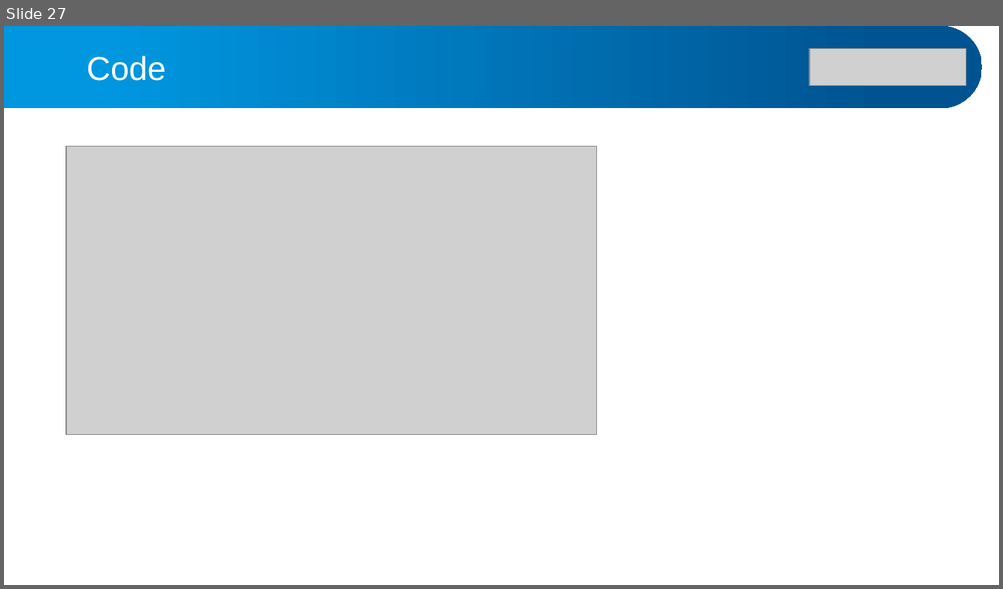
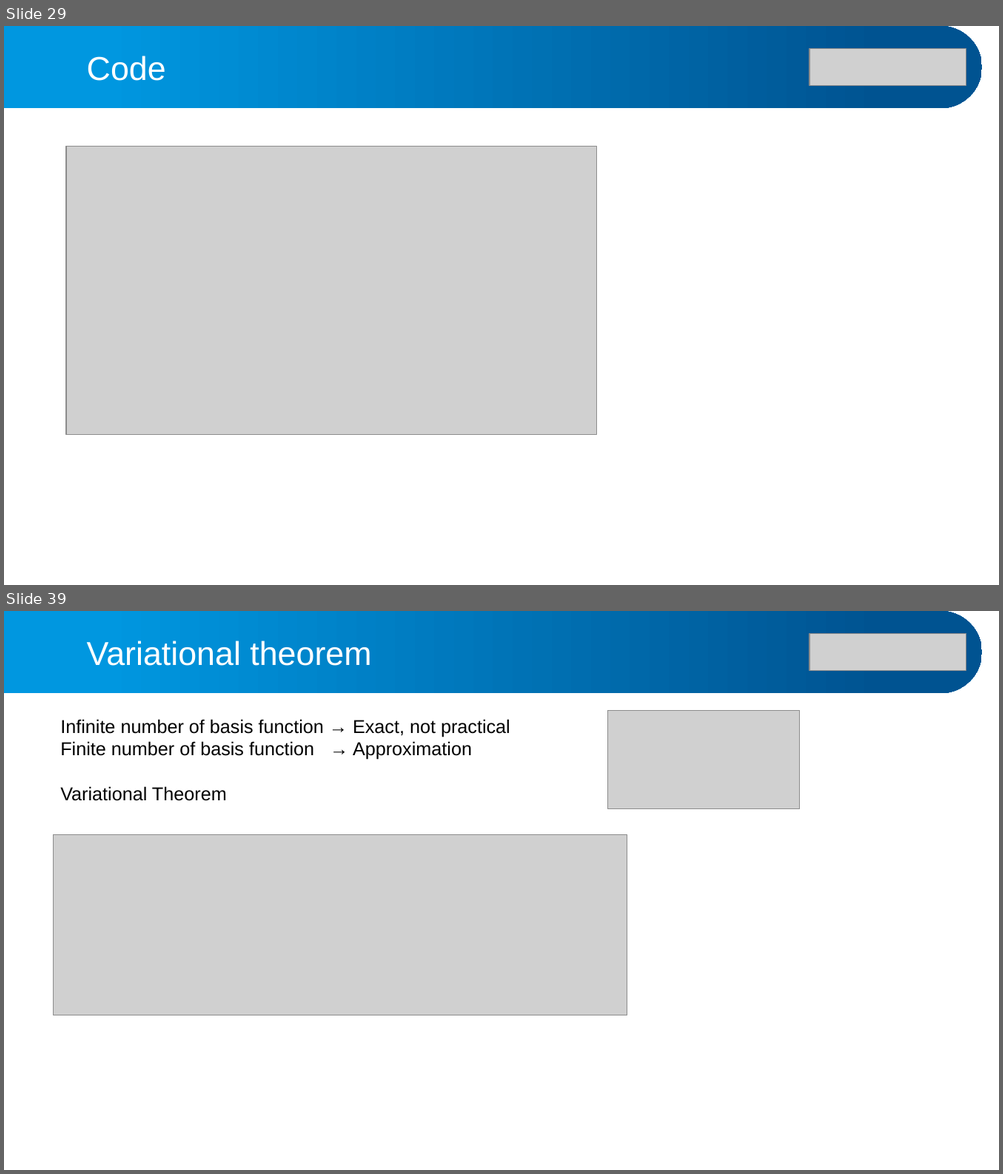
Before and after one commit to alphacentaury-github/NPSS2020, a slide deck: 20260331_연세대_수치양자역학강의.pptx. Shown one above the other, each under a label of ours: slide 27 before the commit, slides 29 and 39 after it; the slides between them are not shown. The pictures are 1003x589 and 1003x1174 pixels, drawn with LibreOffice and Linux fonts; fonts in the diff are those of the drawing; grey boxes stand for pictures. Boxes give left, top, right and bottom in pixels: in the first picture for what was removed or moved away, otherwise in the second. Text is boxed around its words. In the diff, an @@ line names an element or a change of style, - is before the commit and + after.

```diff
--- a/20260331_연세대_수치양자역학강의.pptx
+++ b/20260331_연세대_수치양자역학강의.pptx
@@ slide 39 added at bbox=[4, 611, 999, 1170], background #FFFFFF @@
@@ freeform shape added at bbox=[4, 611, 982, 693], fill gradient #0097E0 to #005391 @@
@@ text added at bbox=[87, 641, 371, 666], 32 pt, text #FFFFFF @@
+Variational theorem
@@ picture added at bbox=[809, 633, 966, 671] @@
@@ text added at bbox=[60, 719, 510, 801], 18 pt, text #000000 @@
+Infinite number of basis function → Exact, not practical
+Finite number of basis function → Approximation
+Variational Theorem
@@ picture added at bbox=[608, 710, 800, 809] @@
@@ picture added at bbox=[54, 834, 627, 1015] @@
@@ what was slide 27 is now slide 29 @@
```
Also in this commit, not shown: 6 slides changed, 24 other slides added, 2 slides removed, 2 other files.
